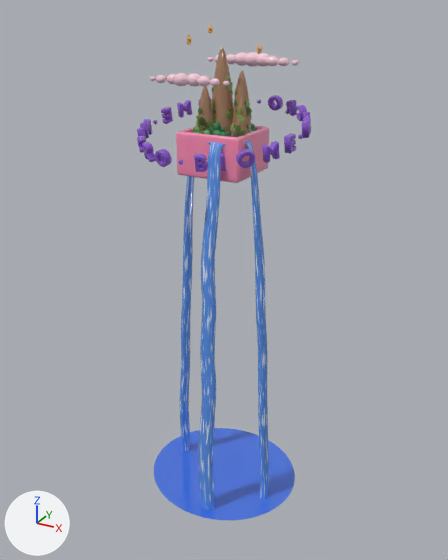
A saved change to the Blender file art/micro-biome.blend.
Rendered twice from a 50 mm camera at (4.34, -7.87, 2.21) aimed at (0.05, -0.08, -1.69). Lighting does not change. The marker at lower left points along +X, +Y and +Z. The picture after the commit comes second. Text is drawn in Blender's own font.

In view in the first picture: 'Cloud.High', 'Cloud.Low', 'Fall.A', 'Fall.B', 'Fall.C', 'Planter', 'Pool', 'Spire.0' and 23 more.
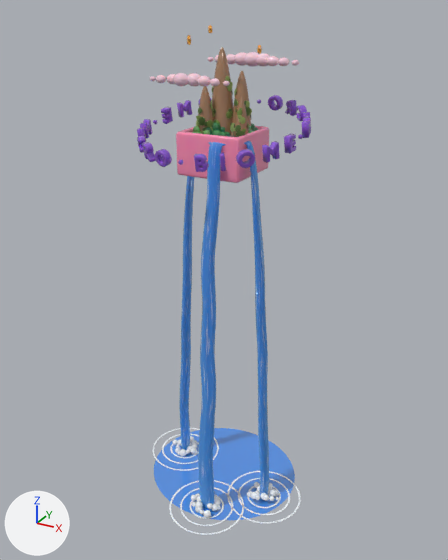
What differs and where, as boxes [x1, y1, x2, y2] in the pictures (448 x 560 px; the box of a moved part takes in the faces that stretch with it):
'Pool', surface changed: [154, 428, 295, 520] in both
'Fall.A', surface changed: [198, 142, 225, 510] in both
'Fall.C', surface changed, reshaped: before [244, 140, 269, 499]; after [244, 140, 269, 495]
'Fall.B', surface changed, reshaped (7% wider): before [180, 176, 194, 452]; after [179, 176, 194, 450]
'Splash.A', added: after [169, 480, 244, 535]
'Splash.C', added: after [227, 471, 301, 523]
'Splash.B', added: after [152, 428, 219, 471]
part 1 of me_fall_b_003, moved or reshaped: before [180, 176, 194, 452]; after [179, 176, 194, 450]
part 2 of me_fall_b_003, surface changed: [180, 180, 191, 446] in both
part 3 of me_fall_c_003, moved or reshaped: before [245, 140, 269, 499]; after [244, 140, 269, 495]
part 4 of me_fall_c_003, surface changed: [245, 141, 267, 484] in both

The change, as a diff of the scene's bpy script:
```diff
--- a/art/micro-biome.blend.py
+++ b/art/micro-biome.blend.py
@@ mat_waterfall @@
 mat_waterfall = bpy.data.materials.new('Waterfall')
-# nodes: BsdfPrincipled, Mapping, OutputMaterial, TexNoise, UVMap, ValToRGB
-# colours: blue #5593ef, pale blue #e1efff
+# nodes: Attribute, BsdfPrincipled, Bump, LayerWeight, MapRange x2, Mapping x2, Math x2, Mix, OutputMaterial, TexNoise x2, UVMap x2, ValToRGB
+# colours: blue #2781e7, blue #59b3ff, pale blue #ddf3ff, white #f9fdff
@@ mat_water @@
 mat_water = bpy.data.materials.new('Water')
-# nodes: BsdfPrincipled, OutputMaterial
-# colours: blue #3c6fe0
+# nodes: BsdfPrincipled, Bump, LayerWeight, OutputMaterial, TexNoise, ValToRGB
+# colours: blue #2781e7, blue #59b3ff, pale blue #ddf3ff
@@ me_fall_b_003 @@
 # used by ob_fall_b; parent = ob_microbiome; location = (0.0, 0.0, 0.0)
-me_fall_b_003.from_pydata(...)  # 2768 vertices, 2753 faces; spans x -1.0..-0.3, y 0.0..0.28, z -5.65..0.54
+me_fall_b_003.from_pydata(...)  # 4152 vertices, 4129 faces; spans x -0.99..-0.3, y 0.0..0.28, z -5.65..0.54
+# me_fall_b_003 part 1: 369 vertices moved from x -0.99..-0.38, y 0.01..0.24, z -5.48..0.51 to x -0.97..-0.38, y 0.0..0.24, z -5.48..0.51; 1188 vertices removed from x -1.0..-0.3, y 0.01..0.27, z -5.65..0.54; 2572 vertices added at x -0.99..-0.3, y 0.0..0.28, z -5.65..0.54
+# me_fall_b_003 part 2: 228 kept faces spanning x -0.97..-0.32, y 0.0..0.25, z -5.47..0.53 get new texture (UV) coordinates
 me_fall_b_003.materials.append(mat_waterfall)
@@ me_fall_c_003 @@
 # used by ob_fall_c; parent = ob_microbiome; location = (0.0, 0.0, 0.0)
-me_fall_c_003.from_pydata(...)  # 2768 vertices, 2753 faces; spans x 0.3..1.0, y -0.35..-0.11, z -5.66..0.54
+me_fall_c_003.from_pydata(...)  # 4152 vertices, 4129 faces; spans x 0.3..0.99, y -0.35..-0.11, z -5.66..0.54
+# me_fall_c_003 part 3: 468 vertices moved from x 0.38..1.0, y -0.34..-0.11, z -5.66..0.54 to x 0.38..0.99, y -0.34..-0.11, z -5.66..0.54; 1043 vertices removed from x 0.3..1.0, y -0.34..-0.11, z -5.66..0.54; 2427 vertices added at x 0.3..0.99, y -0.34..-0.11, z -5.66..0.54
+# me_fall_c_003 part 4: 287 kept faces spanning x 0.32..0.99, y -0.34..-0.11, z -5.66..0.54 get new texture (UV) coordinates
 me_fall_c_003.materials.append(mat_waterfall)
@@ ob_splash_c @@
+ob_splash_c = bpy.data.objects.new('Splash.C', me_splash_c_002)  # 1308 vertices, 1952 faces; spans x 0.296..1.556, y -0.877..0.383, z -5.556..-5.318; in mat_foam (white #f6fcff)
+ob_splash_c.parent = ob_microbiome
+ob_splash_c.location = (0.0, 0.0, 0.0)
@@ ob_splash_b @@
+ob_splash_b = bpy.data.objects.new('Splash.B', me_splash_b_002)  # 1308 vertices, 1952 faces; spans x -1.556..-0.296, y -0.455..0.805, z -5.567..-5.33; in mat_foam (white #f6fcff)
+ob_splash_b.parent = ob_microbiome
+ob_splash_b.location = (0.0, 0.0, 0.0)
@@ ob_splash_a @@
+ob_splash_a = bpy.data.objects.new('Splash.A', me_splash_a_002)  # 1308 vertices, 1952 faces; spans x -0.447..0.813, y -1.556..-0.296, z -5.553..-5.325; in mat_foam (white #f6fcff)
+ob_splash_a.parent = ob_microbiome
+ob_splash_a.location = (0.0, 0.0, 0.0)
```
